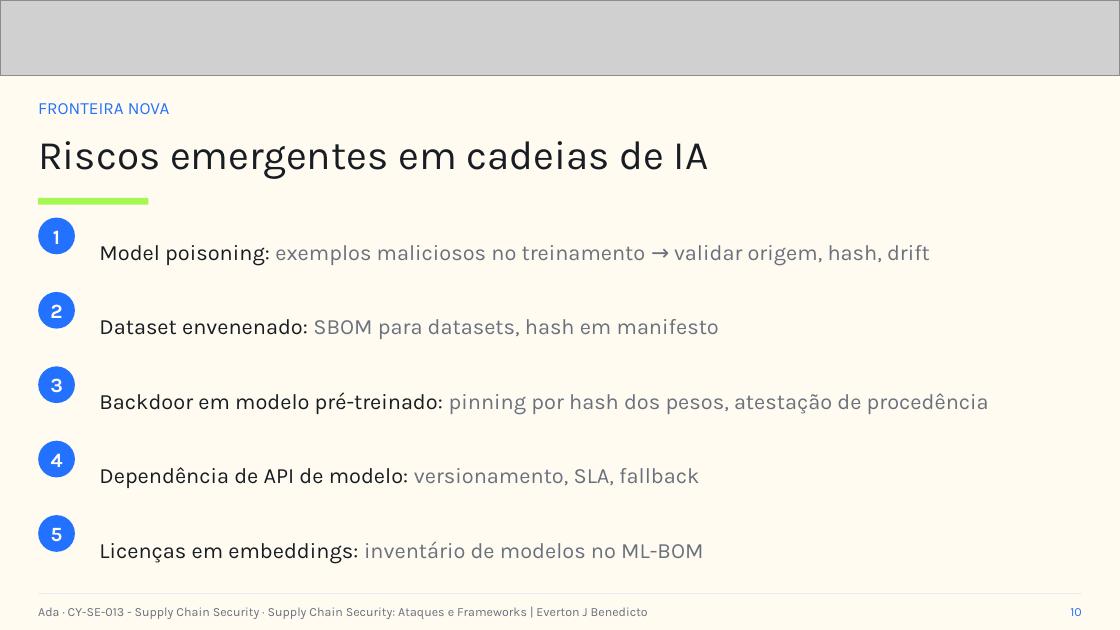
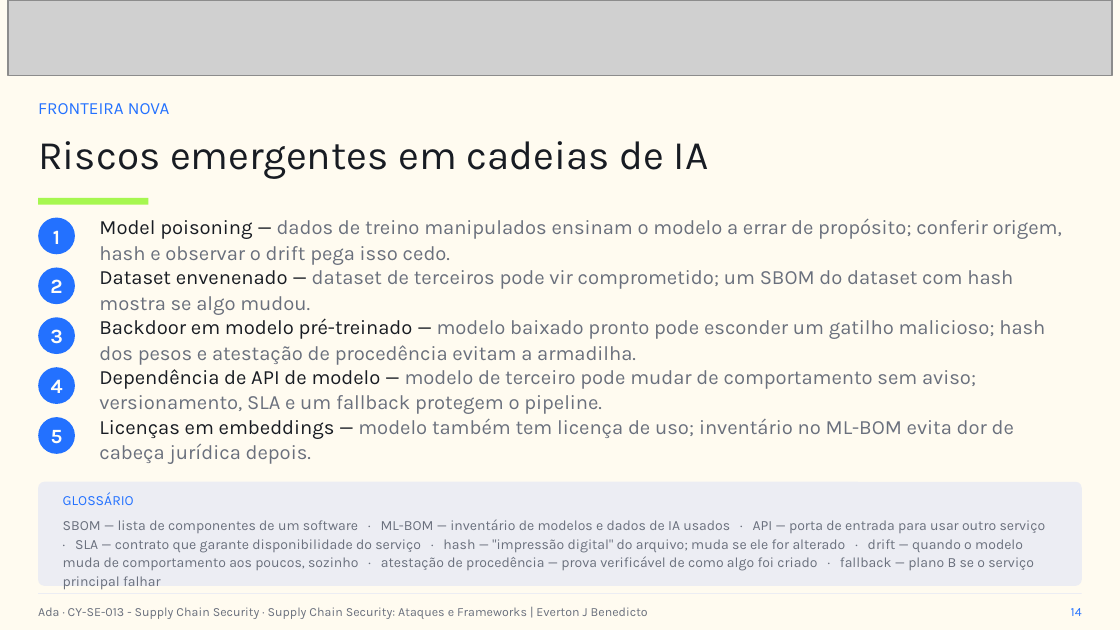
Before and after one commit to everton-dev/AdaTech.Aulas, a slide deck: slide 14 of CY-SE-013 - Supply Chain Security/slides/Aula_06_Supply_Chain_Security_Ataques_e_Frameworks.pptx (slide 10 before the commit). Drawn at 1120x630 pixels with LibreOffice and Linux fonts; fonts in the diff are those of the drawing; grey boxes stand for pictures. Boxes give left, top, right and bottom in pixels: in the first picture for what was removed or moved away, otherwise in the second. Text is boxed around its words. In the diff, an @@ line names an element or a change of style, - is before the commit and + after.

```diff
--- a/CY-SE-013 - Supply Chain Security/slides/Aula_06_Supply_Chain_Security_Ataques_e_Frameworks.pptx
+++ b/CY-SE-013 - Supply Chain Security/slides/Aula_06_Supply_Chain_Security_Ataques_e_Frameworks.pptx
@@ picture: place and size @@
-picture at (0,0,1120,75)
+picture at (8,0,1112,75)
@@ text at (99,218,1062,265): text changed; size 14 to 13 pt @@
-Model poisoning: exemplos maliciosos no treinamento → validar origem, hash, drift
+Model poisoning — dados de treino manipulados ensinam o modelo a errar de propósito; conferir origem, hash e observar o drift pega isso cedo.
@@ 2 ellipses, 1 text: place and size @@
-2 ellipses, 1 text at (38,292,75,478)
+2 ellipses, 1 text at (38,268,75,454)
@@ text at (99,270,1013,315): text changed; size 14 to 13 pt @@
-Dataset envenenado: SBOM para datasets, hash em manifesto
+Dataset envenenado — dataset de terceiros pode vir comprometido; um SBOM do dataset com hash mostra se algo mudou.
@@ text "3": place and size @@
-text "3" at (50,378,63,393)
+text "3" at (50,329,63,344)
@@ ellipse: place and size @@
-ellipse at (38,515,75,552)
+ellipse at (38,317,75,354)
@@ text at (99,318,1045,365): text changed; size 14 to 13 pt @@
-Backdoor em modelo pré-treinado: pinning por hash dos pesos, atestação de procedência
+Backdoor em modelo pré-treinado — modelo baixado pronto pode esconder um gatilho malicioso; hash dos pesos e atestação de procedência evitam a armadilha.
@@ text "4": place and size @@
-text "4" at (51,453,63,467)
+text "4" at (51,379,63,393)
@@ text at (99,369,976,414): text changed; size 14 to 13 pt @@
-Dependência de API de modelo: versionamento, SLA, fallback
+Dependência de API de modelo — modelo de terceiro pode mudar de comportamento sem aviso; versionamento, SLA e um fallback protegem o pipeline.
@@ text "5": place and size @@
-text "5" at (51,528,63,542)
+text "5" at (51,430,63,444)
@@ text at (99,419,1014,464): text changed; size 14 to 13 pt @@
-Licenças em embeddings: inventário de modelos no ML-BOM
+Licenças em embeddings — modelo também tem licença de uso; inventário no ML-BOM evita dor de cabeça jurídica depois.
@@ rounded rectangle added at (38,482,1082,586), fill #ECEDF3 @@
@@ text added at (63,492,134,505), 9 pt, text #2371FF @@
+GLOSSÁRIO
@@ text added at (63,519,1046,589), 9 pt, text #6A707D @@
+SBOM — lista de componentes de um software · ML-BOM — inventário de modelos e dados de IA usados · API — porta de entrada para usar outro serviço · SLA — contrato que garante disponibilidade do serviço · hash — "impressão digital" do arquivo; muda se ele for alterado · drift — quando o modelo muda de comportamento aos poucos, sozinho · atestação de procedência — prova verificável de como algo foi criado · fallback — plano B se o serviço principal falhar
@@ text at (1071,608,1082,616): text changed @@
-10
+14
```
Also in this commit, not shown: 12 other slides changed, 4 slides added.
